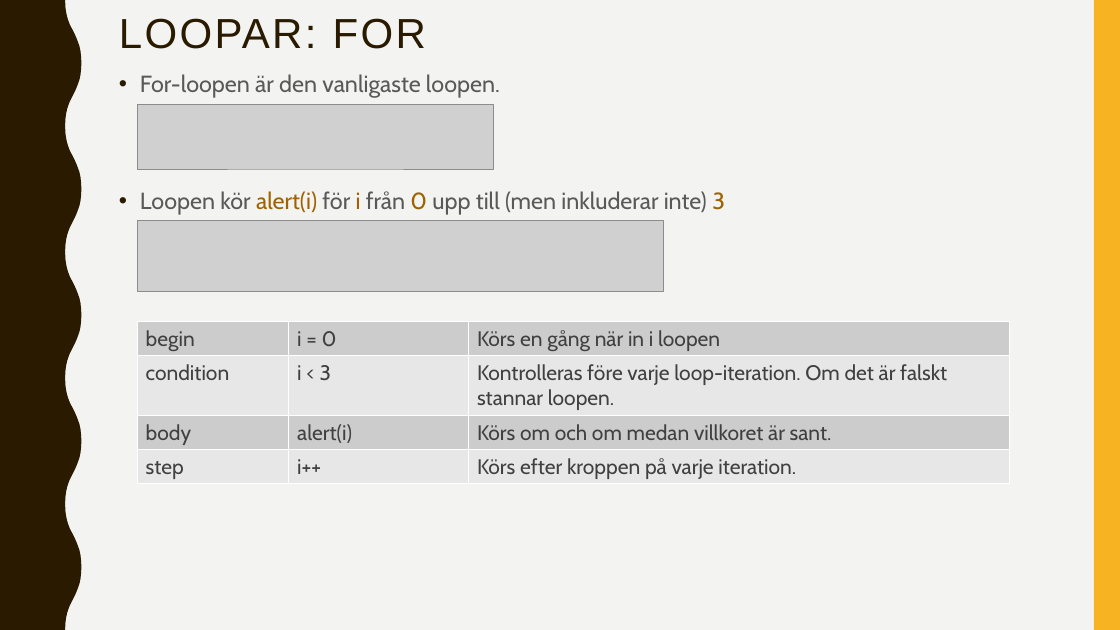
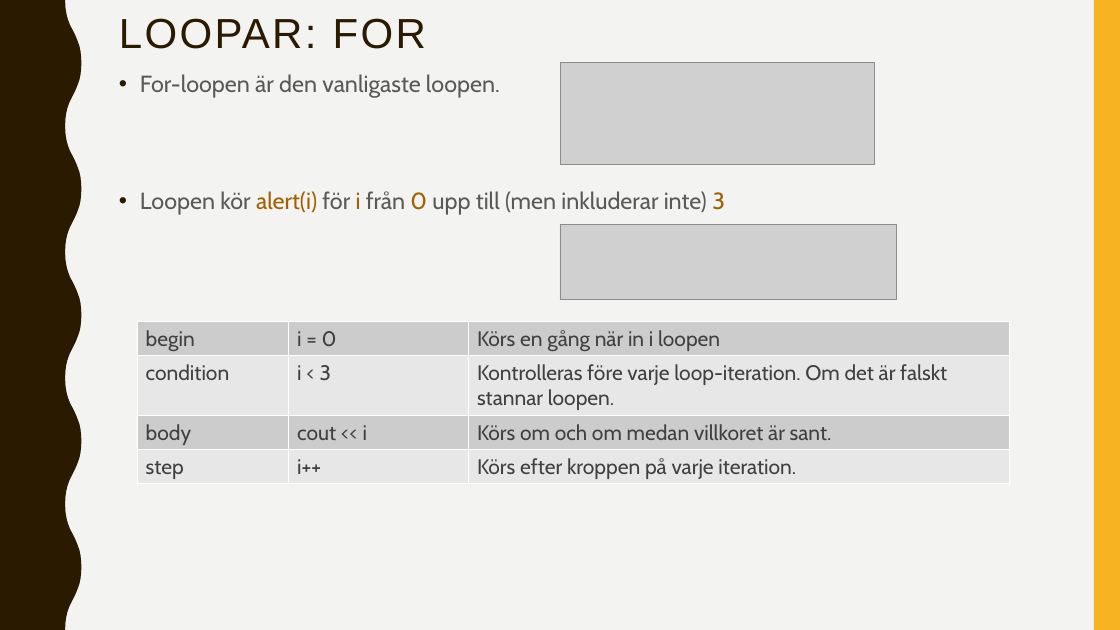
Before and after one commit to abbindustrigymnasium/hitachigymnasiet-250s-programmingexercises-programmering1-2025, a slide deck: slide 11 of C++/C++.pptx. Drawn at 1120x630 pixels with LibreOffice and Linux fonts; fonts in the diff are those of the drawing; grey boxes stand for pictures. Boxes give left, top, right and bottom in pixels: in the first picture for what was removed or moved away, otherwise in the second. Text is boxed around its words. In the diff, an @@ line names an element or a change of style, - is before the commit and + after.

```diff
--- a/C++/C++.pptx
+++ b/C++/C++.pptx
@@ picture added at bbox=[560, 62, 874, 164] @@
@@ picture removed at bbox=[137, 104, 493, 169] @@
@@ picture removed at bbox=[137, 221, 663, 292] @@
@@ picture added at bbox=[560, 224, 897, 299] @@
@@ table at bbox=[137, 322, 1009, 483] @@
-row 3, column 2: alert(i)
+row 3, column 2: cout << i
```
Also in this commit, not shown: 11 other slides changed, 3 slides added, 3 slides removed, 1 other file.
